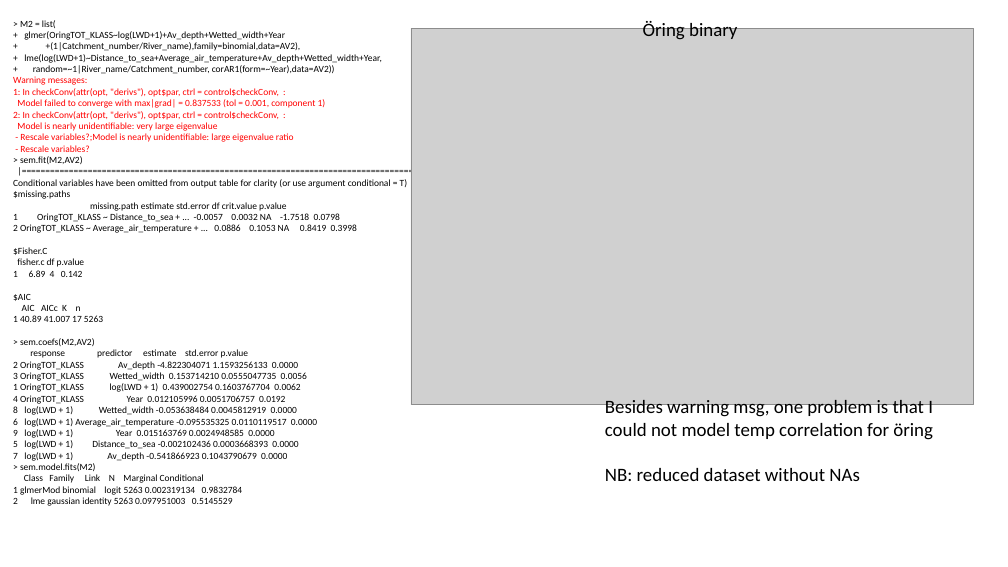
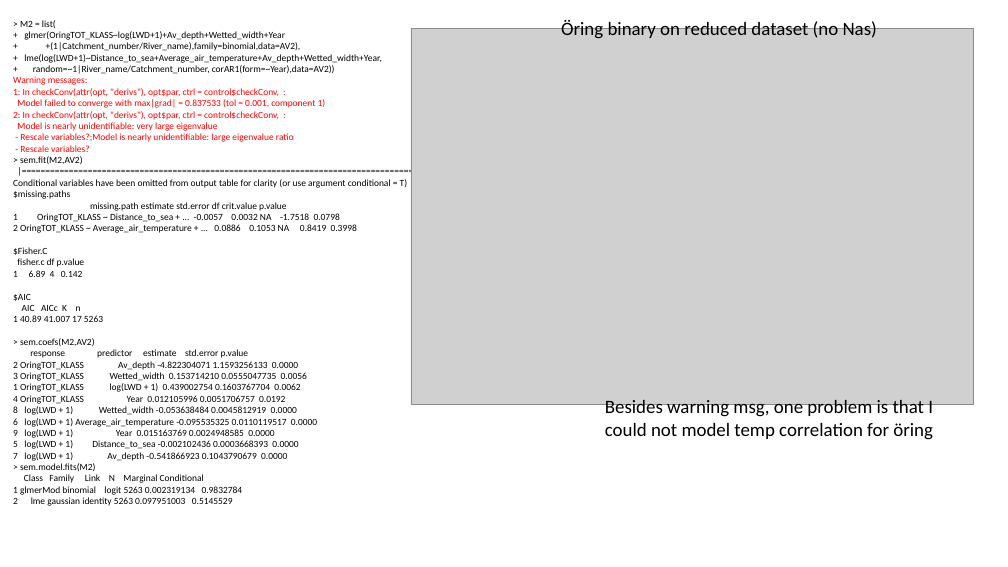
Before and after one commit to SerenaDonadi/Dod-ved, a slide deck: slide 25 of Electrofish data/LWD_analyses.pptx (slide 15 before the commit). Drawn at 1008x567 pixels with LibreOffice and Linux fonts; fonts in the diff are those of the drawing; grey boxes stand for pictures. Boxes give left, top, right and bottom in pixels: in the first picture for what was removed or moved away, otherwise in the second. Text is boxed around its words. In the diff, an @@ line names an element or a change of style, - is before the commit and + after.

Commit message:
more on SEM with binary öring and more on continuous öring

```diff
--- a/Electrofish data/LWD_analyses.pptx
+++ b/Electrofish data/LWD_analyses.pptx
@@ text at bbox=[561, 20, 877, 39]: text changed @@
-Öring binary
+Öring binary on reduced dataset (no Nas)
@@ text at bbox=[605, 468, 860, 481]: paragraph removed @@
-NB: reduced dataset without NAs
```
Also in this commit, not shown: 5 other slides changed, 7 slides added, 1 slide removed, 1 other file.
